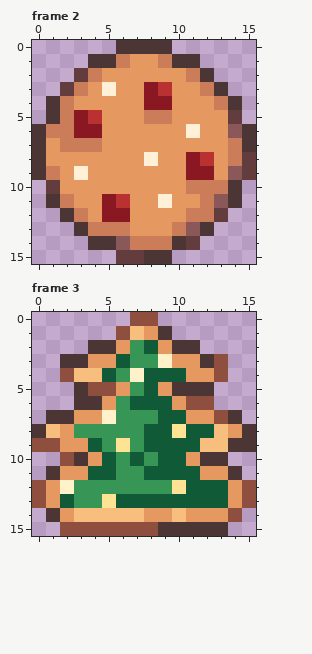
Edited in one commit: pixel-art file (resources pengu/points.aseprite). Above, as it was before the edit.
16x16 pixels, 5 frames. Colours within 5 levels of each other are drawn and written as one. Shown: frame 2, frame 3. The commit also changed other frames, which this record leaves out.
After the commit:
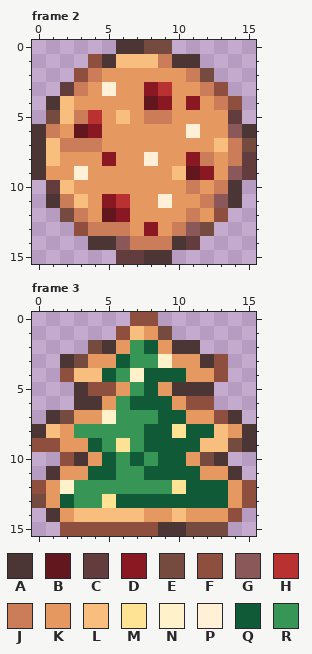
Palette (. is transparent): A #4c3535  B #62161e  C #633d3d  D #8a1823  E #754b3f  F #8e4f3e  G #8a5858  H #ba3131  J #cb7d59  K #e59860  L #f8be7e  M #ffe394  N #fff1c9  P #fff0d7  Q #115a37  R #379555
Diff:
Frame 2:
y 0: x 8..9 AA -> EE
y 1: x 4 A -> F; x 6..8 JKK -> LLL
y 2: x 3 C -> F; x 12 A -> E
y 3: x 13 A -> F
y 4: x 2 J -> L; x 8 D -> B; x 11 K -> D; x 14 A -> F
y 5: x 1..3 AJD -> ELJ; x 6 K -> L
y 6: x 2..3 JD -> KB
y 7: x 1 K -> L; x 13 K -> L; x 15 A -> E
y 8: x 1 K -> L; x 5 K -> D; x 12 H -> J
y 9: x 1 J -> K; x 10..11 KD -> LB
y 10: x 2 K -> L; x 12 J -> K
y 11: x 3 K -> L
y 12: x 2 A -> E; x 5 D -> B; x 12..13 JC -> KF
y 13: x 3 A -> F; x 8 K -> D; x 12 A -> E
Frame 3:
y 1: x 9 A -> E
y 2: x 4 A -> E
y 3: x 3 A -> E
y 7: x 2 A -> E
y 9: x 14 A -> E
y 10: x 12 A -> E
y 13: x 0 F -> E
y 15: x 11..13 AAA -> EEE
Where, in picture pixels (left, top, right, bottom), the same in both pictures:
changed: (46, 40, 256, 236)
changed: (158, 326, 172, 340)
changed: (60, 340, 102, 424)
changed: (200, 438, 242, 466)
changed: (32, 494, 46, 508)
changed: (186, 522, 228, 536)
